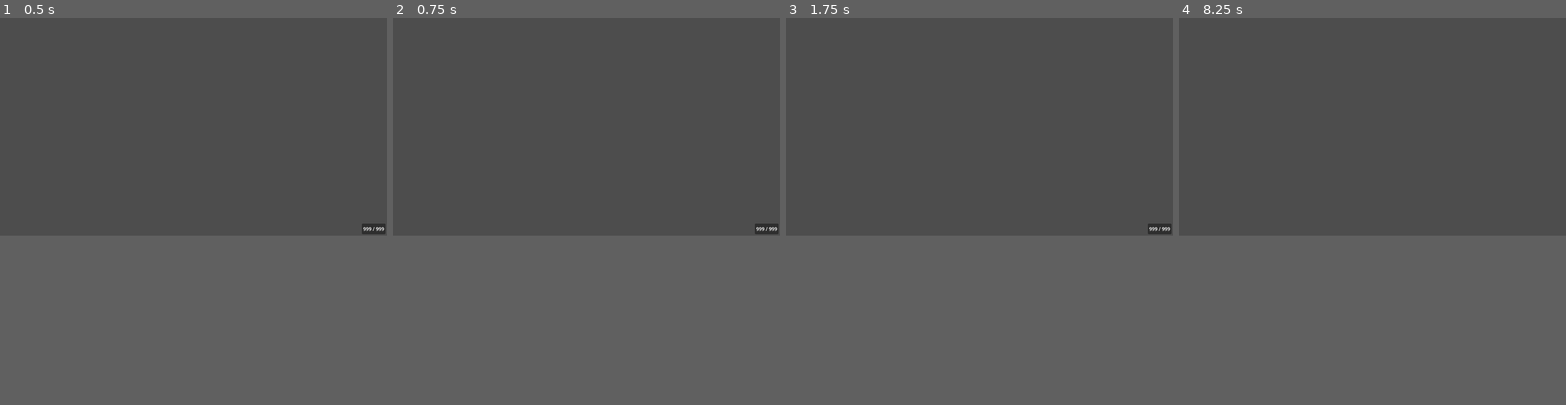
Above: before the commit, frames 1-4 (left to right).
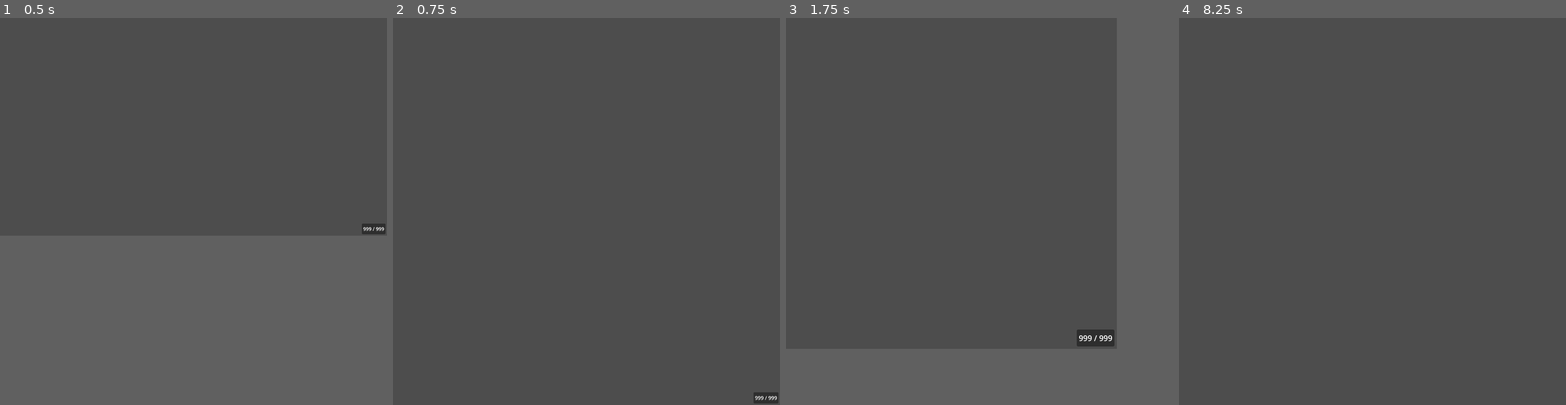
Above: after the commit, the same moments.

Repository: Jareth329/ImageViewer
Game: Godot game, scene res://scenes/main.tscn
Same seed, same stepped clock (60 frames per second), same inputs: the game is played once before the commit and once after it.
Inputs (mouse positions are in pixels of both pictures, inside the frame that each line leads up to):
- Up to frame 1 (0.5 s): no input
- Up to frame 2 (0.75 s): tap Enter at 0.5 s; hold Right from 0.53 s (still down); tap Z at 0.6 s; click (586, 126) at 0.67 s
- Up to frame 3 (1.75 s): tap X at 0.8, 1.35 s; tap Space at 1.25 s; move the mouse to (902, 137) at 1.27 s; release Right at 1.28 s; hold Down from 1.28 s (still down); tap Z at 1.55 s
- Up to frame 4 (8.25 s): tap Enter at 2, 3.5 s; move the mouse to (1411, 79) at 2.02 s; release Down at 2.03 s; hold Right 2.03-2.78 s; tap Z at 2.1, 3.05, 4.55, 6.05, 7.55 s; tap X at 2.3, 2.85, 3.8, 5.3, 6.8 s; tap Space at 2.75, 4.25 s; move the mouse to (1353, 168) at 2.77 s; hold Up 2.78-3.53 s; click (1353, 168) at 2.92 s; move the mouse to (1488, 161) at 3.52 s; hold Left 3.53-5.03 s; tap Ctrl at 3.6 s; move the mouse to (1256, 95) at 4.27 s; tap Shift at 4.35 s; move the mouse to (1391, 126) at 5.02 s; hold Down 5.03-5.78 s; tap R at 5.1 s; click (1391, 126) at 5.17 s; move the mouse to (1314, 72) at 5.77 s; hold Right 5.78-6.53 s; tap H at 5.85 s; move the mouse to (1457, 114) at 6.52 s; hold Up 6.53-7.28 s; tap V at 6.6 s; move the mouse to (1295, 137) at 7.27 s; hold Right 7.28-8.03 s; tap F at 7.35 s; click (1295, 137) at 7.42 s; move the mouse to (1411, 79) at 8.02 s; hold Down from 8.03 s (still down); tap Tab at 8.1 s
In frame 2 the window is 800x450 before the commit and 800x800 after it. Grey fills any space a smaller window leaves; there, only what the larger window draws over its background counts as a difference.

Frame 1 is identical in both runs. In frame 2, 0.3% of the frame differs, in the area x 93-100%, y 53-100%; in frame 3, 0.6%, in the area x 75-100%, y 53-85%; in frame 4, only the window size differs.

Commit message:
fix several bugs with window resizing
- now properly resizes when window is moved to another monitor
- now avoids resizing off the screen
- adds some initial attempts at horizontal fit (not correct yet)

Diff:
--- a/scripts/main.gd
+++ b/scripts/main.gd
@@ -10,10 +10,12 @@
 var reset_camera_on_image_change:bool = true
 var use_threading:bool = true
 var use_history:bool = true
+var use_horizontal_fit:bool = false
 var history_max_size:int = 10
 var virtual_row_size:int = 4 # make customizable
 var window_max_size_percent:float = 0.75
-var window_max_size:Vector2 = Vector2(960, 720)
+var always_use_full_space:bool = true
+var full_space_percent:float = 0.95 # how close to Right/Bottom borders does it get when using full space
 #endregion
 
 #region Variables
@@ -31,17 +33,18 @@
 	Globals.prev_pressed.connect(prev_image)
 	Globals.next_pressed.connect(next_image)
 
-	# calc max window size
-	var screen_size:Vector2i = DisplayServer.screen_get_size()
-	window_max_size = screen_size * window_max_size_percent
-
 #region User Input
 func _unhandled_input(event:InputEvent) -> void:
 	if event is InputEventKey:
 		var ev:InputEventKey = event as InputEventKey
 		if not ev.pressed: return
+		# H V F R are used by display_image
 		if ev.keycode == KEY_TAB: Globals.update_visibility_ui.emit()
 		elif ev.keycode == KEY_B: _toggle_background_transparency()
+		elif ev.keycode == KEY_Z:
+			use_horizontal_fit = not use_horizontal_fit
+			resize_window()
+		elif ev.keycode == KEY_X: always_use_full_space = not always_use_full_space
 		elif ev.keycode == KEY_LEFT: prev_image(1)
 		elif ev.keycode == KEY_RIGHT: next_image(1)
 		elif ev.keycode == KEY_UP: prev_image(virtual_row_size)
@@ -91,13 +94,48 @@
 	if get_tree().root.mode == Window.MODE_WINDOWED:
 		resize_window()
 
-func resize_window() -> void:
+func _get_window_position() -> Vector2i:
+	var curr_screen_size:Vector2i = DisplayServer.screen_get_size()
+	var window_pos:Vector2i = DisplayServer.window_get_position()
+	var screen:int = 0
+	while window_pos.x > curr_screen_size.x:
+		window_pos.x -= DisplayServer.screen_get_size(screen).x
+		screen += 1
+	screen = 0
+	while window_pos.y > curr_screen_size.y:
+		window_pos.y -= DisplayServer.screen_get_size(screen).y
+		screen += 1
+	return window_pos
+
+func resize_window(too_large:bool=false) -> void:
+	var screen_size:Vector2i = DisplayServer.screen_get_size()
+	var window_max_size:Vector2i = screen_size * window_max_size_percent
+	var window_pos:Vector2i = _get_window_position()
+
+	if too_large or always_use_full_space:
+		window_max_size = (screen_size - window_pos) * full_space_percent
+
 	var max_aspect:float = float(window_max_size.x) / window_max_size.y
-	var _size:Vector2 = window_max_size
-
-	if image_aspect > 1 and image_aspect >= max_aspect:
+	var _size:Vector2i = window_max_size
+
+	if use_horizontal_fit or (image_aspect > 1 and image_aspect >= max_aspect):
 		_size.y = window_max_size.x / image_aspect
-	else: _size.x = window_max_size.y * image_aspect
+		if _size.y > window_max_size.y and not use_horizontal_fit:
+			var ratio:float = float(window_max_size.y) / _size.y
+			_size.y = window_max_size.y
+			_size.x *= ratio
+	else:
+		_size.x = window_max_size.y * image_aspect
+		if _size.x > window_max_size.x:
+			var ratio:float = float(window_max_size.x) / _size.x
+			_size.x = window_max_size.x
+			_size.y *= ratio
+
+	if not too_large and not always_use_full_space:
+		var tmp_size:Vector2i = _size + window_pos
+		if tmp_size.x > screen_size.x or tmp_size.y > screen_size.y:
+			resize_window(true)
+			return
 
 	get_tree().root.size = _size
 	display.resize()
